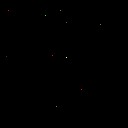
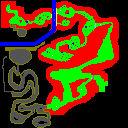
Comparing the layer stacks of the two (128, 128) images. Changes:
hid "items" over left=6, top=10, right=101, bottom=107
showed "objects", painted on it over left=8, top=5, right=101, bottom=107
showed "map" over left=0, top=0, right=119, bottom=128
